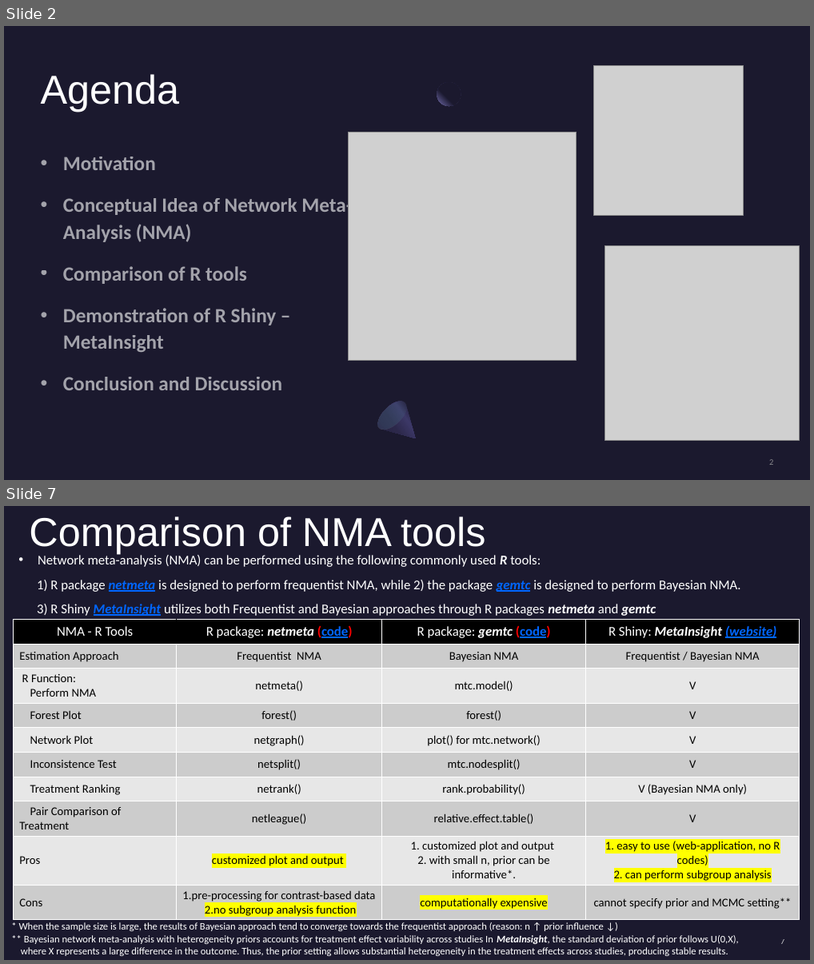
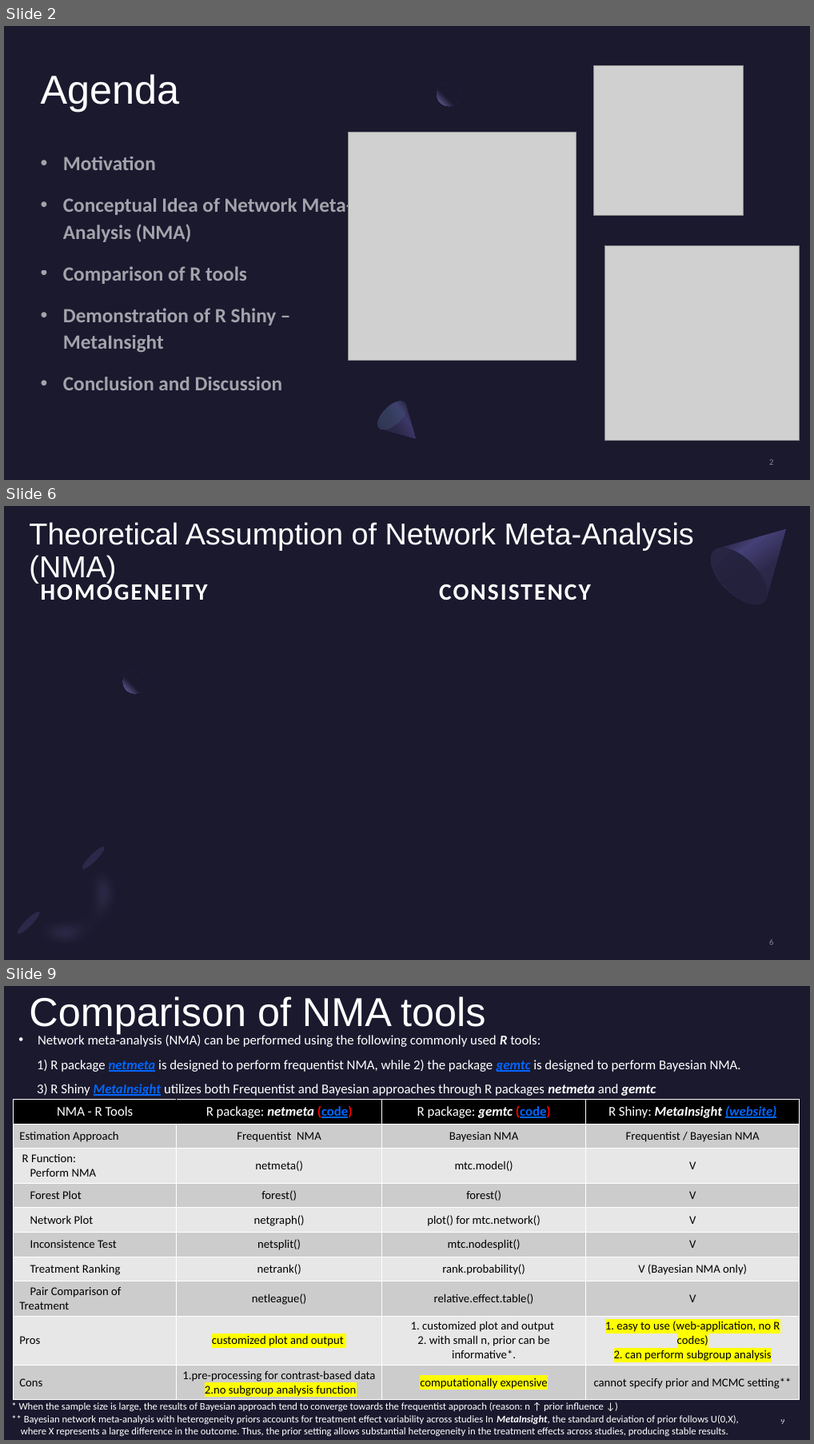
Before and after one commit to psyen0824/NMA, a slide deck: NMA_01Mar2024.pptx. Shown one above the other, each under a label of ours: slides 2 and 7 before the commit, slides 2, 6 and 9 after it; the slides between them are not shown. The pictures are 814x964 and 814x1444 pixels, drawn with LibreOffice and Linux fonts; fonts in the diff are those of the drawing; grey boxes stand for pictures; background and template pictures are left out. Boxes give left, top, right and bottom in pixels: in the first picture for what was removed or moved away, otherwise in the second. Text is boxed around its words. In the diff, an @@ line names an element or a change of style, - is before the commit and + after.

```diff
--- a/NMA_01Mar2024.pptx
+++ b/NMA_01Mar2024.pptx
@@ slide 6 added at <box>4,506,810,960</box>, background #1B192E @@
@@ text added at <box>29,522,694,583</box>, 36 pt, text #FFFFFF @@
+Theoretical Assumption of Network Meta-Analysis (NMA)
@@ freeform shape added at <box>702,506,810,614</box>, fill gradient #2C284A to #454075 to #1B192E @@
@@ ellipse added at <box>702,538,777,614</box>, fill gradient #23213C to #2C284A @@
@@ text added at <box>41,580,208,600</box>, 28 pt, text #FFFFFF, bold @@
+HOMOGENEITY
@@ text added at <box>439,584,591,600</box>, 28 pt, text #FFFFFF, bold @@
+CONSISTENCY
@@ ellipse added at <box>123,669,146,693</box>, fill gradient #1B192E to #7771B2 @@
@@ freeform shape added at <box>11,840,149,960</box>, fill #7771B2 at 40% opacity @@
@@ ellipse added at <box>80,844,107,872</box>, fill #2C284A @@
@@ ellipse added at <box>15,909,42,936</box>, fill #2C284A @@
@@ page number added at <box>770,939,774,944</box>, 10 pt, text #A6A6A6 at 80% opacity @@
+6
@@ what was slide 7 is now slide 9 @@
@@ page number at <box>781,1419,785,1424</box>: text changed @@
-7
+9
```
Also in this commit, not shown: 4 slides changed, 1 other slide added, 1 other file.
